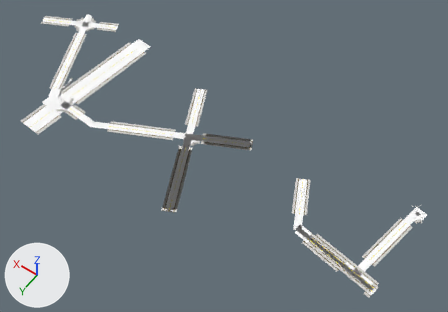
A saved change to the glTF model game/assets/city/roads/roads_-1_-3.gltf.
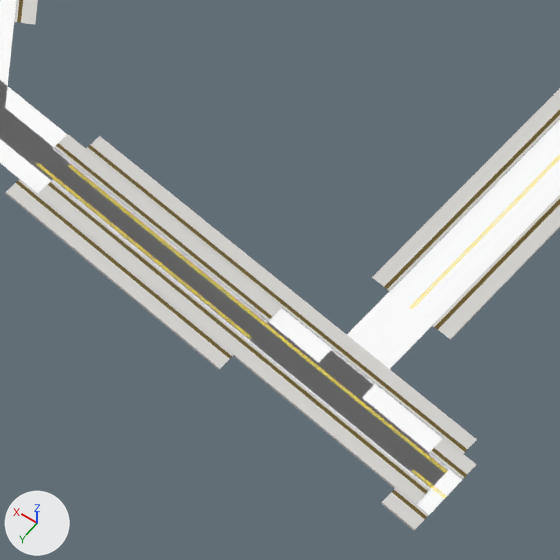
Each version is shown whole from a camera (50 mm lens) standing at (-542.5, 1433.3, 508.9) and looking at (-304.1, 1099.4, -15.7), then close up on the part from 67% to 88% of the width and 68% to 97% of the height. The axes (+X, +Y, +Z) are drawn at lower left. The lights are the same throughout. The last two pictures show the newer version. Objects named as collision shapes, trigger or cutter boxes, shadow casters or lower levels of detail are left out. Vertices at exactly the same position are counted once.

The first close-up shows 'roads_-1_-3_Road_Tactile_Strip', 'roads_-1_-3_SH_kerb', 'roads_-1_-3_SH_road_marking_white', 'roads_-1_-3_SH_road_marking_yellow', 'roads_-1_-3_SH_sidewalk', 'roads_-1_-3_SH_wet_asphalt'.
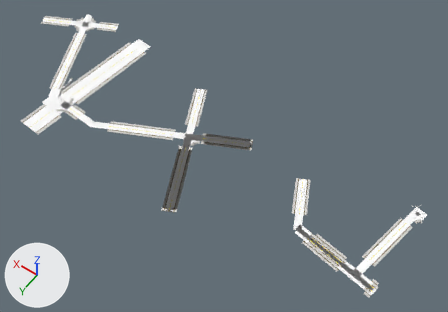
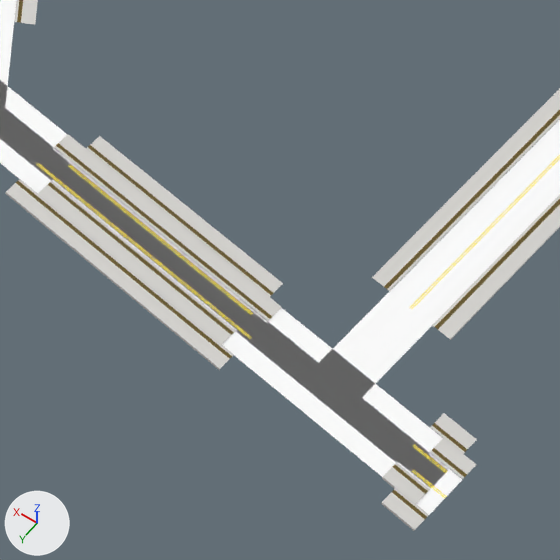
Changed parts and their boxes (x1, y1, x2, y2) in the close-ups (560 x 560 px):
part 1 of me_roads__1__3_road_tactile_strip, deleted: before (232, 293, 434, 467)
part 2 of me_roads__1__3_sh_kerb, deleted: before (235, 296, 431, 464)
part 3 of me_roads__1__3_sh_road_marking_white, reshaped: before (236, 309, 442, 489); after (397, 428, 442, 489)
part 4 of me_roads__1__3_sh_road_marking_yellow, reshaped: before (252, 314, 446, 473); after (413, 446, 446, 473)
part 5 of me_roads__1__3_sh_sidewalk, deleted: before (222, 284, 443, 478)

What changed in the scene script:
```text
Change me_roads__1__3_road_tactile_strip:
    used by ob_roads__1__3_road_tactile_strip; location = (0.0, 0.0, 0.0)
    remove me_roads__1__3_road_tactile_strip.from_pydata(...)  # 692 vertices, 632 faces; spans x -510.0..2.0, y 1018.0..1201.0, z 0.0
    add me_roads__1__3_road_tactile_strip.from_pydata(...)  # 676 vertices, 612 faces; spans x -510.0..2.0, y 1018.0..1201.0, z 0.0
    me_roads__1__3_road_tactile_strip part 1
    16 vertices are removed from x -496.0..-476.0, y 1144.0..1157.0, z 0.0
    20 faces are deleted
Change me_roads__1__3_sh_kerb:
    used by ob_roads__1__3_sh_kerb; location = (0.0, 0.0, 0.0)
    remove me_roads__1__3_sh_kerb.from_pydata(...)  # 1368 vertices, 1680 faces; spans x -512.0..1.0, y 1019.0..1201.0, z 0.0
    add me_roads__1__3_sh_kerb.from_pydata(...)  # 1344 vertices, 1640 faces; spans x -512.0..1.0, y 1019.0..1201.0, z 0.0
    me_roads__1__3_sh_kerb part 2
    24 vertices are removed from x -496.0..-477.0, y 1144.0..1156.0, z 0.0
    40 faces are deleted
Change me_roads__1__3_sh_road_marking_white:
    used by ob_roads__1__3_sh_road_marking_white; location = (0.0, 0.0, 0.0)
    remove me_roads__1__3_sh_road_marking_white.from_pydata(...)  # 2003 vertices, 1179 faces; spans x -517.0..1.0, y 1018.0..1201.0, z 0.0
    add me_roads__1__3_sh_road_marking_white.from_pydata(...)  # 1987 vertices, 1159 faces; spans x -517.0..1.0, y 1018.0..1201.0, z 0.0
    me_roads__1__3_sh_road_marking_white part 3
    16 vertices are removed from x -496.0..-477.0, y 1145.0..1155.0, z 0.0
    24 faces are deleted
    4 new faces join them
Change me_roads__1__3_sh_road_marking_yellow:
    used by ob_roads__1__3_sh_road_marking_yellow; location = (0.0, 0.0, 0.0)
    remove me_roads__1__3_sh_road_marking_yellow.from_pydata(...)  # 692 vertices, 632 faces; spans x -509.0..0.0, y 1022.0..1200.0, z 0.0
    add me_roads__1__3_sh_road_marking_yellow.from_pydata(...)  # 676 vertices, 612 faces; spans x -509.0..0.0, y 1022.0..1200.0, z 0.0
    me_roads__1__3_sh_road_marking_yellow part 4
    16 vertices are removed from x -495.0..-477.0, y 1148.0..1152.0, z 0.0
    22 faces are deleted
    2 new faces join them
Change me_roads__1__3_sh_sidewalk:
    used by ob_roads__1__3_sh_sidewalk; location = (0.0, 0.0, 0.0)
    remove me_roads__1__3_sh_sidewalk.from_pydata(...)  # 1454 vertices, 1680 faces; spans x -513.0..3.0, y 1016.0..1201.0, z 0.0
    add me_roads__1__3_sh_sidewalk.from_pydata(...)  # 1430 vertices, 1640 faces; spans x -513.0..3.0, y 1016.0..1201.0, z 0.0
    me_roads__1__3_sh_sidewalk part 5
    24 vertices are removed from x -496.0..-476.0, y 1141.0..1159.0, z 0.0
    40 faces are deleted
```
